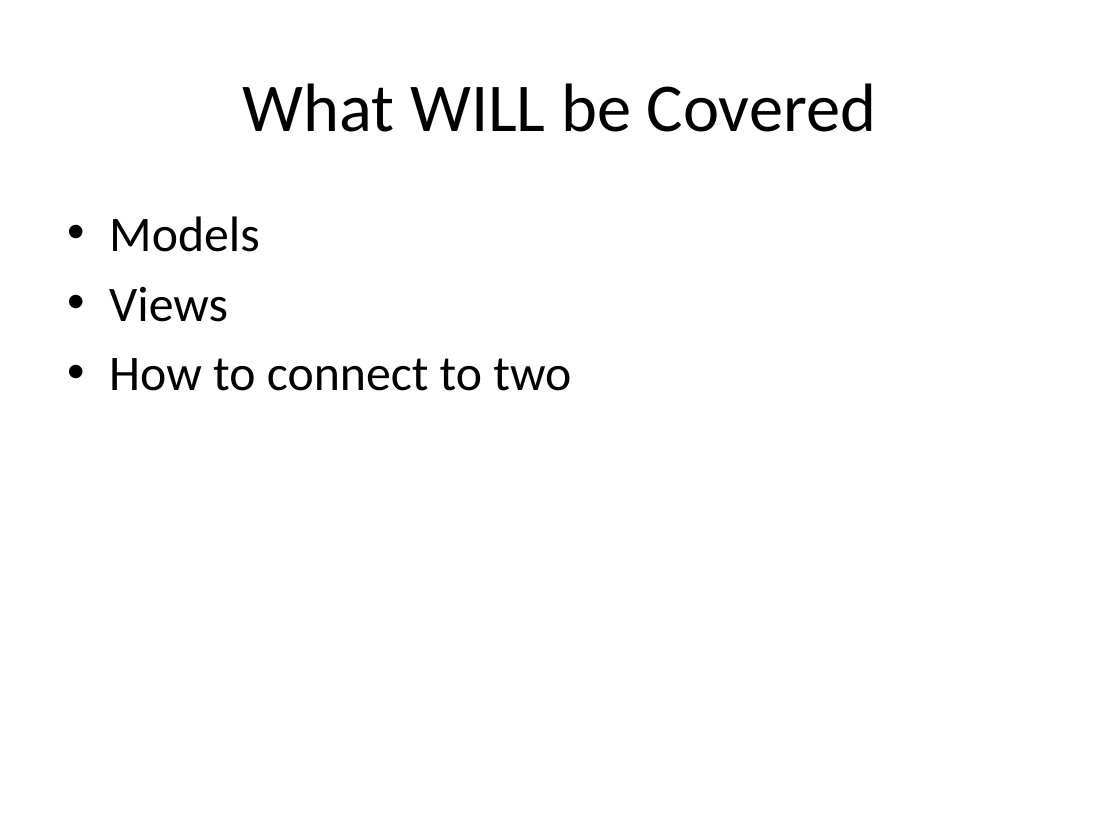
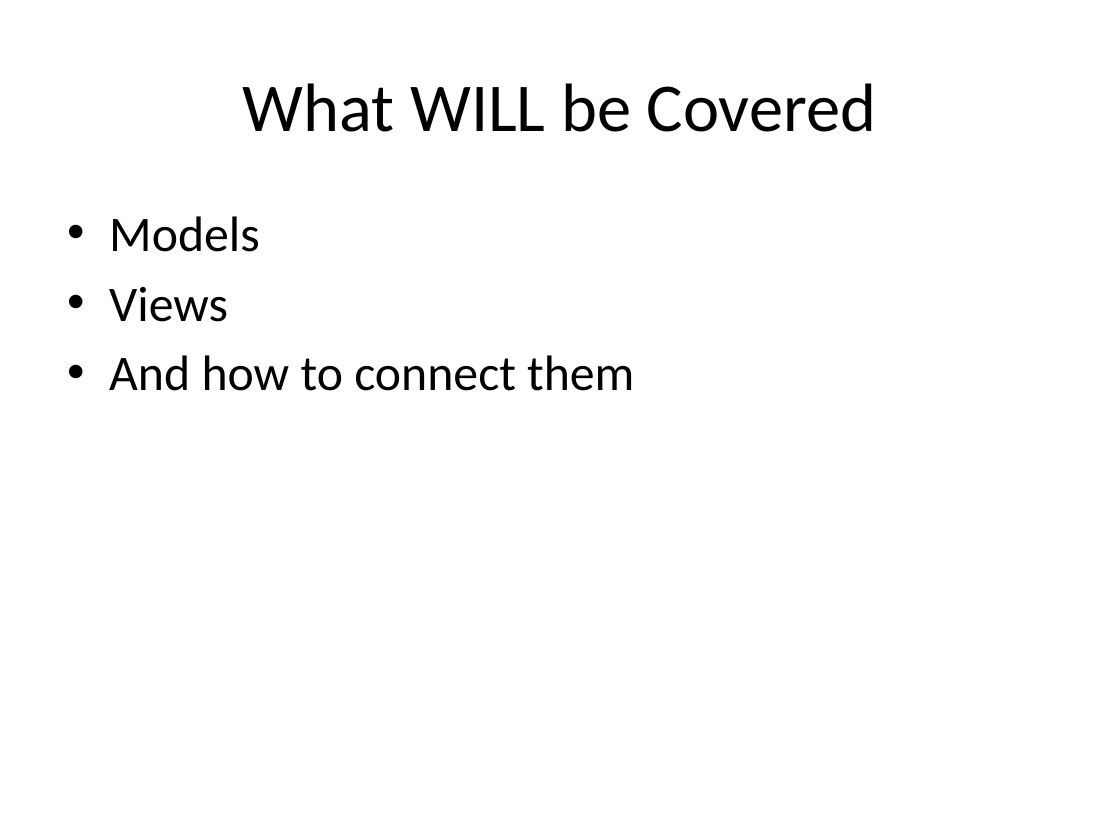
Before and after one commit to jkoynok/TechFest.BackBone, a slide deck: slide 8 of TechFest.Backbone/tf.backbone.pptx. Drawn at 1120x840 pixels with LibreOffice and Linux fonts; fonts in the diff are those of the drawing. Boxes give left, top, right and bottom in pixels: in the first picture for what was removed or moved away, otherwise in the second. Text is boxed around its words. In the diff, an @@ line names an element or a change of style, - is before the commit and + after.

```diff
--- a/TechFest.Backbone/tf.backbone.pptx
+++ b/TechFest.Backbone/tf.backbone.pptx
@@ text at box(109, 355, 634, 391): text changed @@
-• How to connect to two
+• And how to connect them
```
Also in this commit, not shown: 2 other slides changed, 1 slide removed.
